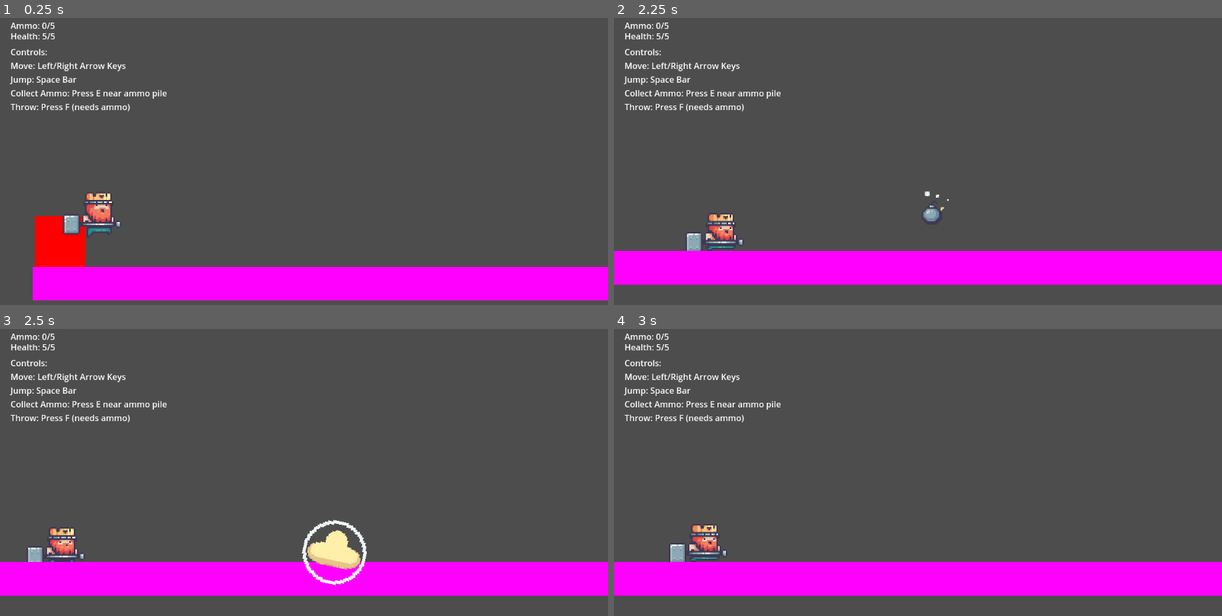
Above: before the commit, frames 1-4 (two rows, left to right).
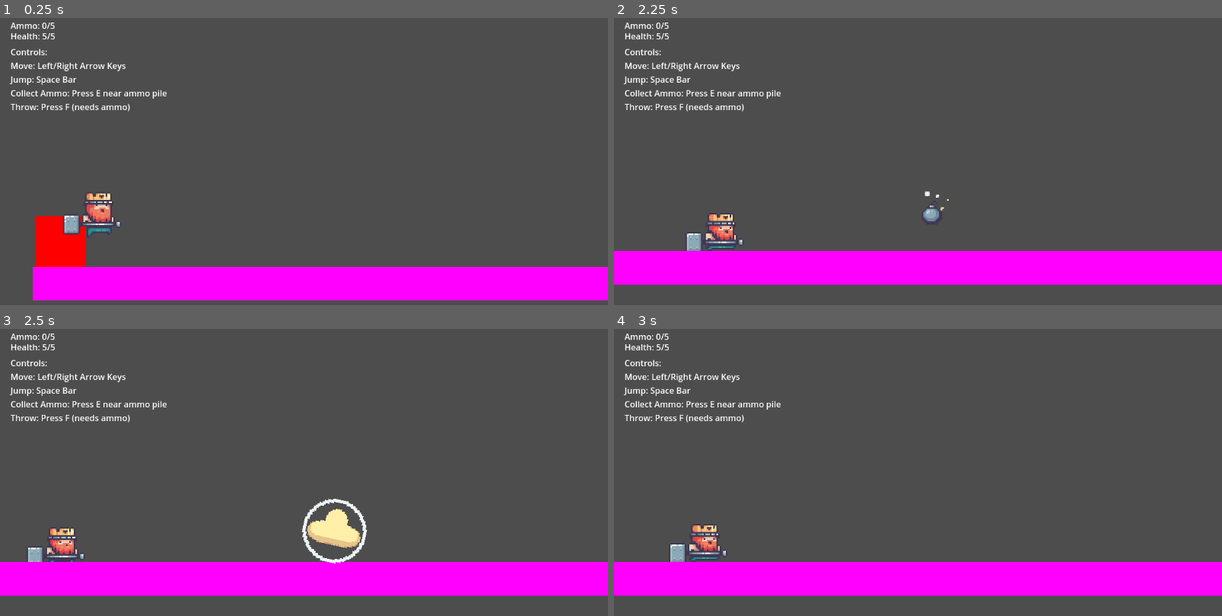
Above: after the commit, the same moments.

Repository: peroman86/BastaWars
Game: Godot game, scene res://scenes/world.tscn
The game is run twice, just before and just after one commit, with the same random seed, the same clock (stepped at 60 frames per second) and the same inputs.
Inputs:
- Up to frame 1 (0.25 s): no input
- Up to frame 2 (2.25 s): tap E (collect) at 0.5, 0.6, 1.25, 2, 2.1 s; hold Right (right) 0.53-2.03 s; tap Space (jump) at 0.77, 1.52 s; tap F (fire) at 1.35 s; hold Left (left) from 2.03 s (still down)
- Up to frame 3 (2.5 s): keep holding Left (left)
- Up to frame 4 (3 s): tap E (collect) at 2.75 s; release Left (left) at 2.78 s; hold Right (right) from 2.78 s (still down); tap F (fire) at 2.85 s

Frames 1-2 are identical in both runs. In frame 3, 1.8% of the frame differs, in the area x 49-61%, y 59-90%; in frame 4, nothing differs.

Commit message:
Change projectile collision size on explosion

Diff:
--- a/scenes/projectile.tscn
+++ b/scenes/projectile.tscn
@@ -28,14 +28,14 @@
 tracks/1/type = "value"
 tracks/1/imported = false
 tracks/1/enabled = true
-tracks/1/path = NodePath("BoomAnimation:frame")
+tracks/1/path = NodePath("CollisionShape2D:scale")
 tracks/1/interp = 1
 tracks/1/loop_wrap = true
 tracks/1/keys = {
 "times": PackedFloat32Array(0),
 "transitions": PackedFloat32Array(1),
-"update": 1,
-"values": [0]
+"update": 0,
+"values": [Vector2(3, 3)]
 }
 
 [sub_resource type="Animation" id="Animation_81tmx"]
@@ -72,6 +72,18 @@
 "transitions": PackedFloat32Array(1, 1, 1, 1, 1, 1),
 "update": 1,
 "values": [0, 1, 2, 3, 4, 5]
+}
+tracks/1/type = "value"
+tracks/1/imported = false
+tracks/1/enabled = true
+tracks/1/path = NodePath("CollisionShape2D:scale")
+tracks/1/interp = 1
+tracks/1/loop_wrap = true
+tracks/1/keys = {
+"times": PackedFloat32Array(0, 0.1, 0.2, 0.3, 0.4, 0.5),
+"transitions": PackedFloat32Array(1, 1, 1, 1, 1, 1),
+"update": 0,
+"values": [Vector2(3, 3), Vector2(8, 8), Vector2(9, 9), Vector2(10, 10), Vector2(10, 10), Vector2(10, 10)]
 }
 
 [sub_resource type="AnimationLibrary" id="AnimationLibrary_3j45n"]
